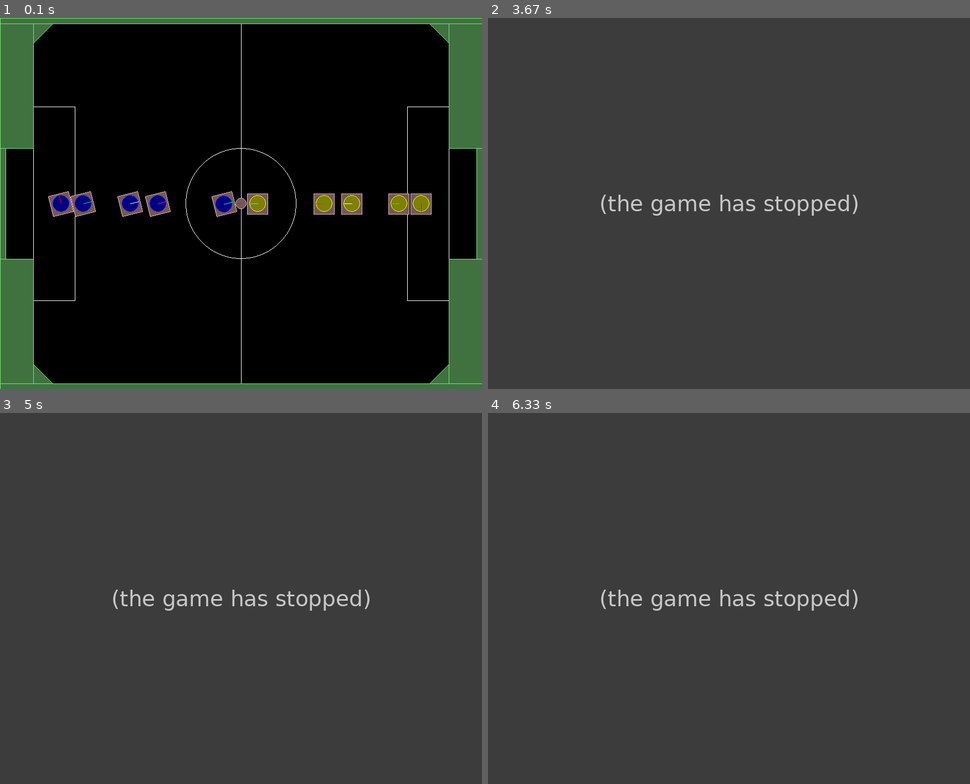
Above: before the commit, frames 1-4 (two rows, left to right).
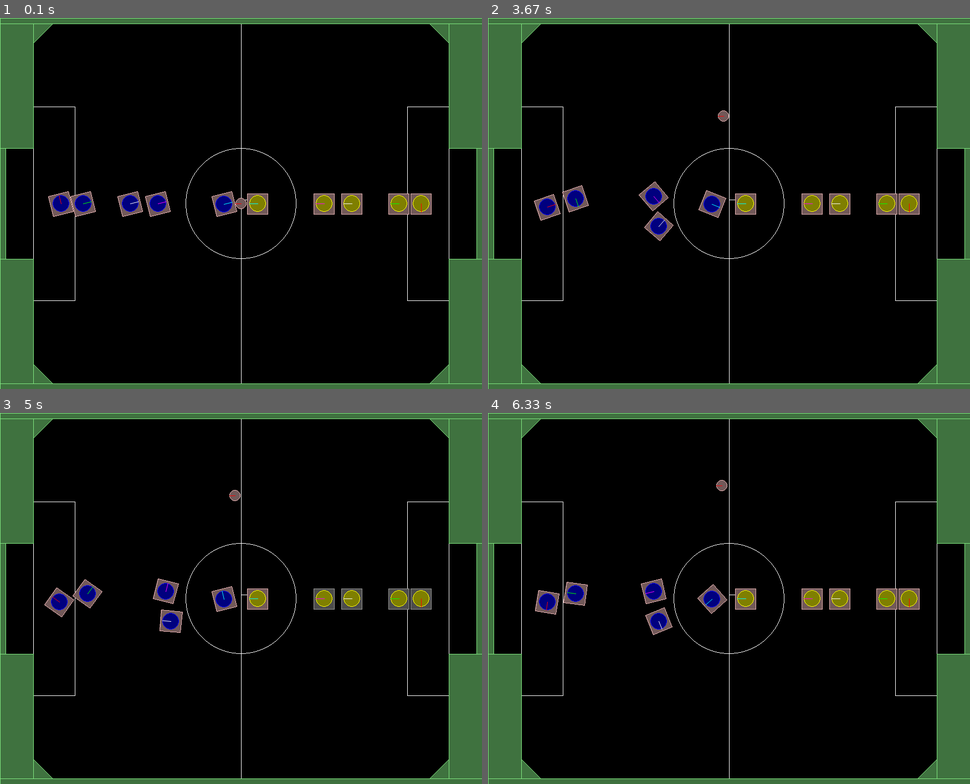
Above: after the commit, the same moments.

Repository: unball/python_simulator
Game: pygame game, started from example.py
Same seed, same stepped clock (60 frames per second), same inputs: the game is played once before the commit and once after it.
Inputs (mouse positions are in pixels of both pictures, inside the frame that each line leads up to):
- Up to frame 1 (0.1 s): no input
- Up to frame 2 (3.67 s): press the mouse at (613, 207) at 0.37 s; move the mouse to (695, 244) at 0.47 s; release the mouse at (777, 285) at 0.6 s; tap Space at 0.67, 1.07, 1.37, 1.57, 1.9, 2.2, 2.4, 2.7, 2.97, 3.3, 3.6 s; move the mouse to (738, 77) at 1.03 s; move the mouse to (729, 248) at 1.53 s; move the mouse to (825, 173) at 1.87 s; move the mouse to (902, 173) at 2.37 s; move the mouse to (589, 133) at 2.93 s; move the mouse to (589, 181) at 3.27 s
- Up to frame 3 (5 s): move the mouse to (371, 639) at 3.7 s; tap Space at 3.73, 4.13, 4.43, 4.8 s; move the mouse to (91, 620) at 4.1 s; move the mouse to (390, 687) at 4.77 s
- Up to frame 4 (6.33 s): move the mouse to (700, 487) at 5.17 s; tap Space at 5.2, 5.5, 5.7, 6, 6.2 s; move the mouse to (608, 661) at 5.67 s; move the mouse to (709, 476) at 6.17 s

The runs differ from the first frame. In frame 1, less than 0.1% of the frame differs, in the area x 50-52%, y 48-50%; in frame 2, 100%, in the area x 0-100%, y 0-100%; in frame 3, 100%; in frame 4, 100%.
Before the commit the program exited at 3.33 s; later frames show no game.

Commit message:
inserida a opçao de rotaçionar o robo apenas girando a bolinha do mouse

Diff:
--- a/example.py
+++ b/example.py
@@ -12,23 +12,23 @@
 # %% [code]
 # Install necessary dependences
 import os
-try:
-    os.system('pip install pygame')
-    os.system('pip install box2d-py')
-    os.system('pip install Box2D')
-except:
-    pass
+# try:
+#     os.system('pip install pygame')
+#     os.system('pip install box2d-py')
+#     os.system('pip install Box2D')
+# except:
+#     pass
 
-# Necessary for make main script import simulator
-try:
-    from distutils.dir_util import copy_tree
+# # Necessary for make main script import simulator
+# try:
+#     from distutils.dir_util import copy_tree
 
-    fromDirectory = '../input/simulator'
-    toDirectory = ''
+#     fromDirectory = '../input/simulator'
+#     toDirectory = ''
 
-    copy_tree(fromDirectory, toDirectory)
-except:
-    pass
+#     copy_tree(fromDirectory, toDirectory)
+# except:
+#     pass
 # %% [code]
 
 from field import *
@@ -41,7 +41,7 @@
     os.environ["SDL_VIDEODRIVER"] = "dummy"
 
 MAX_EPISODES = 1
-MAX_STEPS_ONE_GAME = 50 # steps
+MAX_STEPS_ONE_GAME = 100 # steps
 
 steps_game = 0  # Use it to bound the maximum steps during a one_game_duration
                 # IMPORTANT: FPS doesn't mean a faster simulation, just a more
@@ -63,7 +63,8 @@
     # End the game if the simulation
     # You also can remove env.keep_runing bellow and put it above inside an if to break all iterations, instead
     # break just one episode
-    while env.keep_running and steps_game < MAX_STEPS_ONE_GAME:
+    # while env.keep_running and steps_game < MAX_STEPS_ONE_GAME:
+    while env.keep_running:
         # we use 4 loops to give a time to the simulator reach the desired velocit. Beacause
         # It doesn't happen imediately
         for x in range(4):
--- a/objects_on_field/objects.py
+++ b/objects_on_field/objects.py
@@ -82,6 +82,10 @@
                 self.world.renderer.to_screen(b2Vec2(Ground.pos_lines[x][0])),
                 self.world.renderer.to_screen(b2Vec2(Ground.pos_lines[x][1])),
                 WHITE)
+        arrow = self.world.renderer.DrawSegment(
+            self.world.renderer.to_screen((0, 1.5)),
+            self.world.renderer.to_screen((3, 1.5)), WHITE)
+        arrow = self.world.renderer.DrawPoint(self.world.renderer.to_screen((3, 1.5)),2, WHITE)
 
 class Trajectory(object):
     def __init__(self, world, color, size):
--- a/pygame_framework/backends/pygame_framework.py
+++ b/pygame_framework/backends/pygame_framework.py
@@ -299,10 +299,15 @@
                     pass
                 elif event.button == 3:  # right
                     self.rMouseDown = True
-                #elif event.button == 4:
-                #    self.viewZoom *= 1.1
-                #elif event.button == 5:
-                #    self.viewZoom /= 1.1
+                # elif event.button == 4:
+                #     self.viewZoom *= 1.1
+                # elif event.button == 5:
+                #     self.viewZoom /= 1.1
+                elif event.button == 4:
+                    self.rotateLeft(p)
+                elif event.button == 5:
+                    self.rotateRight(p)
+
             elif event.type == MOUSEBUTTONUP:
                 p = self.ConvertScreenToWorld(*event.pos)
                 if event.button == 3:  # right
--- a/pygame_framework/framework.py
+++ b/pygame_framework/framework.py
@@ -33,6 +33,8 @@
 
 from .settings import fwSettings
 
+import math as m
+
 
 class fwDestructionListener(b2DestructionListener):
     """
@@ -260,6 +262,47 @@
                 maxForce=(100.0**3) * body.mass)
             body.awake = True
 
+    def rotateLeft(self, p):
+        """
+        Indicates that there was a left click at point p (world coordinates)
+        """
+        # if self.mouseJoint is not None:
+        #     return
+
+        # Create a mouse joint on the selected body (assuming it's dynamic)
+        # Make a small box.
+        aabb = b2AABB(lowerBound=p - (0.001, 0.001),
+                      upperBound=p + (0.001, 0.001))
+
+        # Query the world for overlapping shapes.
+        query = fwQueryCallback(p)
+        self.world.QueryAABB(query, aabb)
+
+        if query.fixture:
+            body = query.fixture.body
+            body.ApplyAngularImpulse(10**3, True)
+
+    def rotateRight(self, p):
+        """
+        Indicates that there was a left click at point p (world coordinates)
+        """
+        # if self.mouseJoint is not None:
+        #     return
+
+        # Create a mouse joint on the selected body (assuming it's dynamic)
+        # Make a small box.
+        aabb = b2AABB(lowerBound=p - (0.001, 0.001),
+                      upperBound=p + (0.001, 0.001))
+
+        # Query the world for overlapping shapes.
+        query = fwQueryCallback(p)
+        self.world.QueryAABB(query, aabb)
+
+        if query.fixture:
+            body = query.fixture.body
+            body.ApplyAngularImpulse(-10**3, True)
+
+
     def MouseUp(self, p):
         """
         Left mouse button up.
